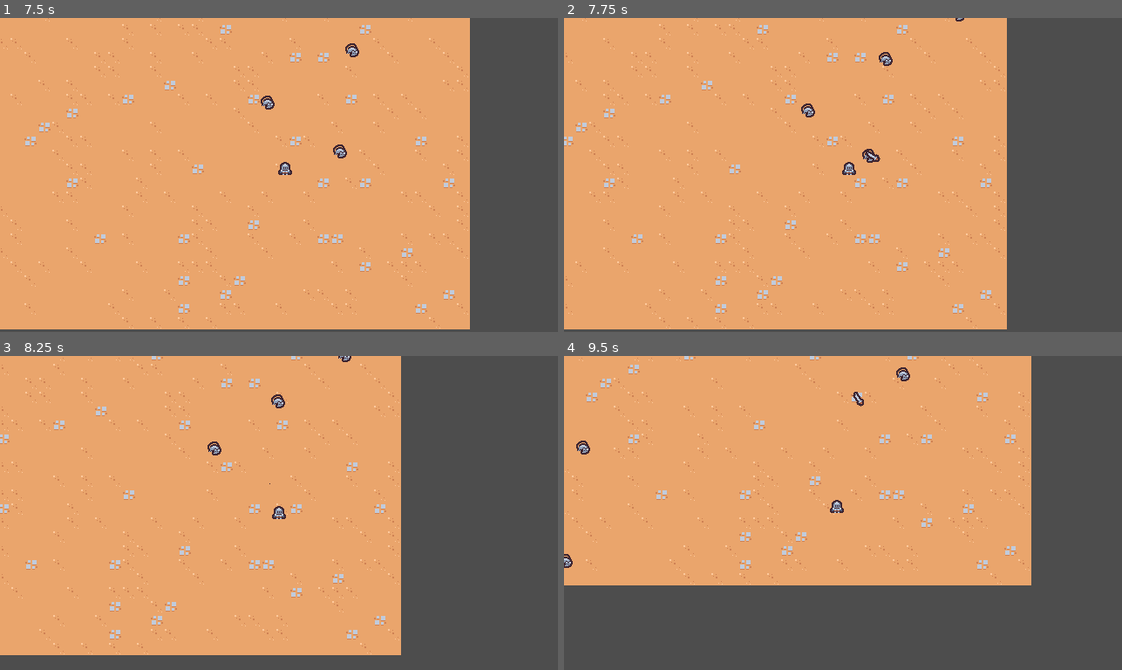
Above: before the commit, frames 1-4 (two rows, left to right).
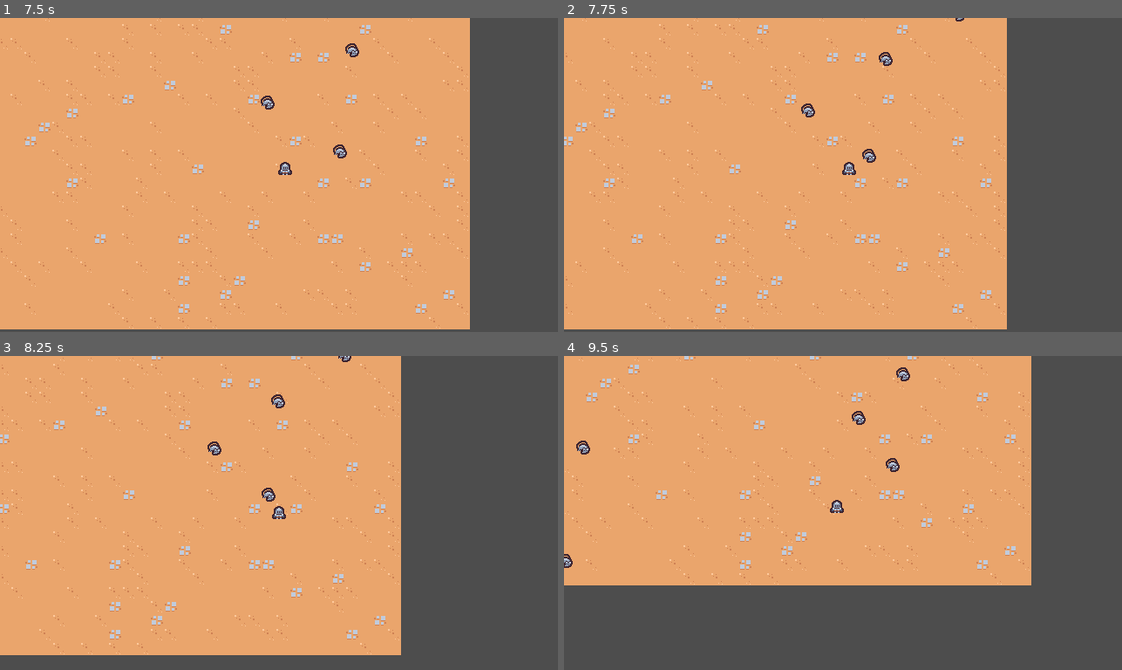
Above: after the commit, the same moments.

Repository: SugarF0x/2D-survivor-course
Game: Godot game, scene res://scenes/main/main.tscn
Same seed, same stepped clock (60 frames per second), same inputs: the game is played once before the commit and once after it.
Inputs:
- Up to frame 1 (7.5 s): hold D (move_right) 0.53-1.28 s; hold S (move_down) 1.28-2.03 s; hold D (move_right) 2.03-2.78 s; hold W (move_up) 2.78-3.53 s; hold A (move_left) 3.53-5.03 s; hold S (move_down) 5.03-5.78 s; hold D (move_right) 5.78-6.53 s; hold W (move_up) 6.53-7.28 s; hold D (move_right) from 7.28 s (still down)
- Up to frame 2 (7.75 s): keep holding D (move_right)
- Up to frame 3 (8.25 s): release D (move_right) at 8.03 s; hold S (move_down) from 8.03 s (still down)
- Up to frame 4 (9.5 s): release S (move_down) at 8.78 s; hold A (move_left) from 8.78 s (still down)

Frame 1 is identical in both runs. In frame 2, less than 0.1% of the frame differs, in the area x 54-57%, y 42-46%; in frame 3, less than 0.1%; in frame 4, 0.2%, in the area x 51-61%, y 11-37%.

Commit message:
add enemy-to-enemy collision

Diff:
--- a/project.godot
+++ b/project.godot
@@ -57,6 +57,7 @@
 2d_physics/layer_1="terrain"
 2d_physics/layer_2="player"
 2d_physics/layer_3="enemy"
+2d_physics/layer_4="enemy_collision"
 
 [rendering]
 
--- a/scenes/ability/sword_ability_controller/sword_ability_controller.gd
+++ b/scenes/ability/sword_ability_controller/sword_ability_controller.gd
@@ -1,6 +1,6 @@
 extends Node
 
-const MAX_RANGE = 150
+const MAX_RANGE = 50
 
 @export var sword_ability: PackedScene
 
--- a/scenes/basic_enemy/basic_enemy.tscn
+++ b/scenes/basic_enemy/basic_enemy.tscn
@@ -10,7 +10,8 @@
 radius = 5.0
 
 [node name="BasicEnemy" type="CharacterBody2D" groups=["enemy"]]
-collision_layer = 0
+collision_layer = 8
+collision_mask = 9
 script = ExtResource("1_tw24d")
 
 [node name="Area2D" type="Area2D" parent="."]
